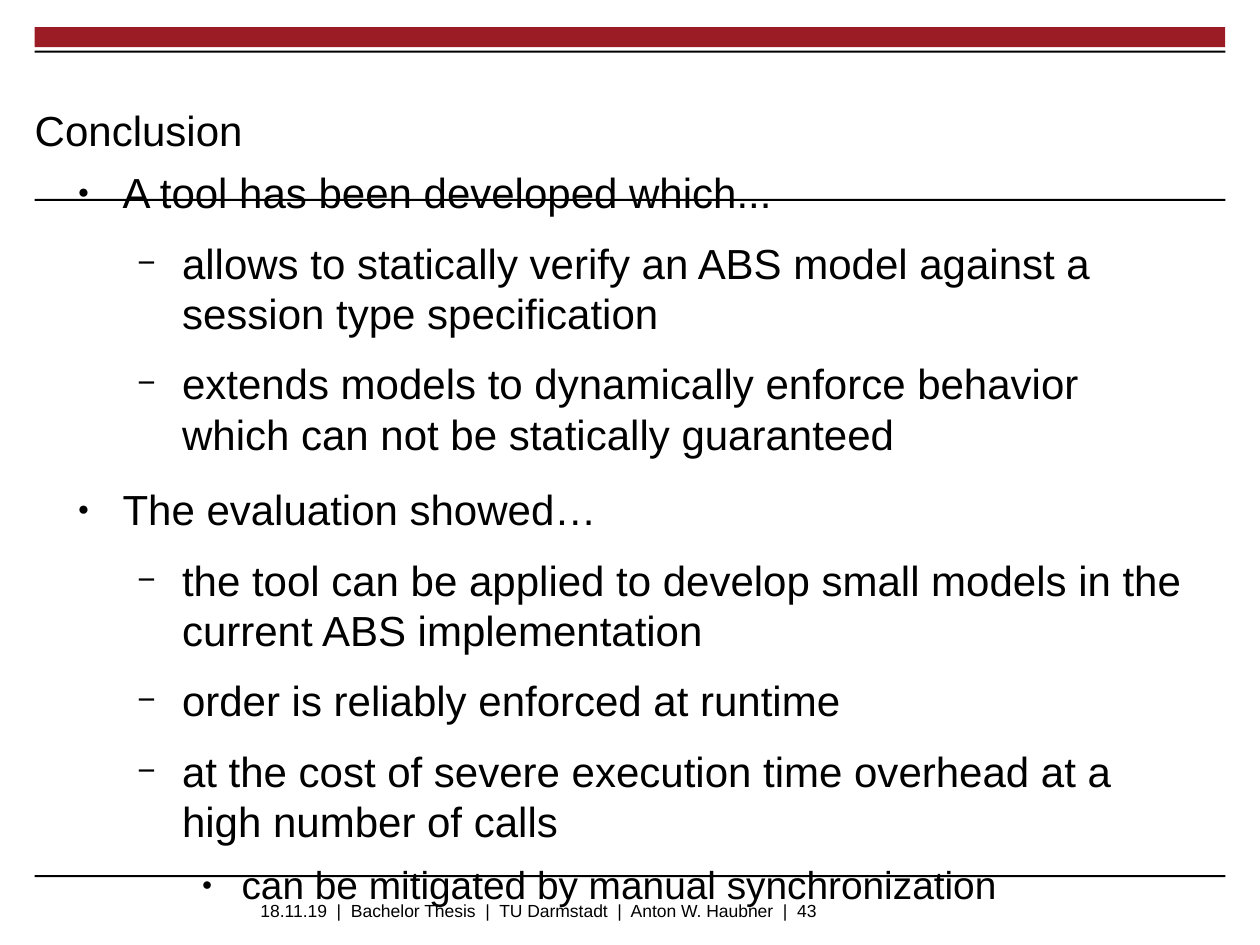
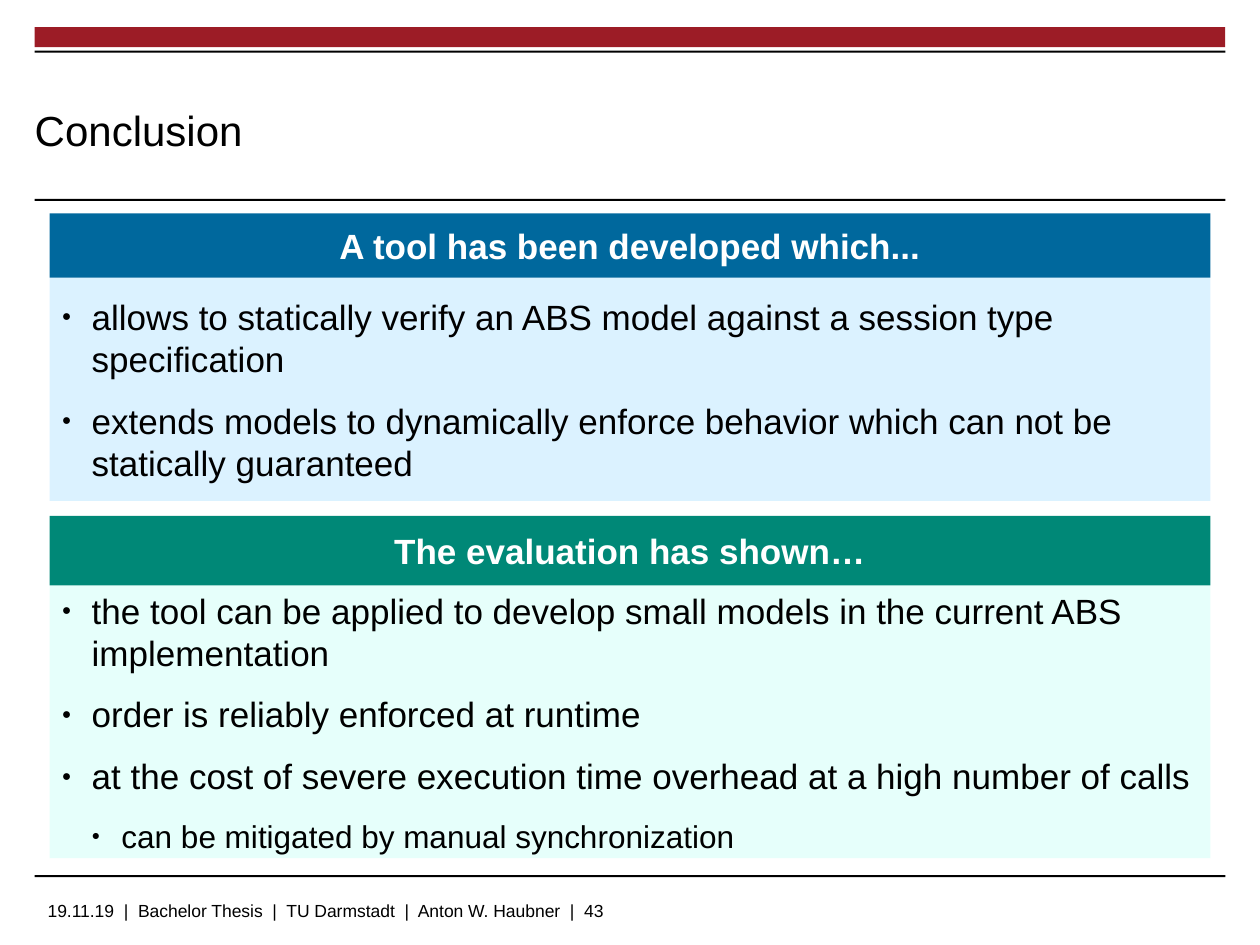
Before and after one commit to ahbnr/sessiontypeabs-final-presentation, a slide deck: slide 43 of sessiontypeabs-final-presentation.odp. Drawn at 1260x945 pixels with LibreOffice and Linux fonts; fonts in the diff are those of the drawing; background and template pictures are left out. Boxes give left, top, right and bottom in pixels: in the first picture for what was removed or moved away, otherwise in the second. Text is boxed around its words. In the diff, an @@ line names an element or a change of style, - is before the commit and + after.

```diff
--- a/sessiontypeabs-final-presentation.odp
+++ b/sessiontypeabs-final-presentation.odp
@@ text in rectangle at (123,177,1089,526): paragraphs removed @@
-● A tool has been developed which...
-  − allows to statically verify an ABS model against a session type specification
-  − extends models to dynamically enforce behavior which can not be statically guaranteed
-● The evaluation showed…
@@ rectangle added at (49,213,1210,277), fill #00689D, 20 pt, text #FFFFFF, bold @@
+A tool has been developed which...
@@ rectangle added at (49,277,1210,500), fill #DBF2FF, 20 pt, text #000000 @@
+● allows to statically verify an ABS model against a session type specification
+● extends models to dynamically enforce behavior which can not be statically guaranteed
@@ rectangle added at (49,515,1210,585), fill #008877, 20 pt, text #FFFFFF, bold @@
+The evaluation has shown…
@@ rectangle "the tool can be applied ...": place and size @@
-rectangle "the tool can be applied ..." at (123,177,1181,907)
+rectangle "the tool can be applied ..." at (49,586,1210,859)
@@ rectangle "the tool can be applied ..." at (49,586,1210,859): size 24.1 to 20 pt in "the tool can be applied to develop ...", "order is reliably enforced at runtime", "at the cost of severe execution time ..."; size 22.2 to 18 pt in "can be mitigated by manual synchronization"; bullet − to ●; list level 2 to 1 in "the tool can be applied ..."; list level 2 to 1 in "order is reliably enforced at ..."; list level 2 to 1 in "at the cost of severe ..."; list level 3 to 2 in "can be mitigated by manual ..."; fill none to #E6FFFB @@
@@ text at (48,904,603,917): text changed @@
-18.11.19 | Bachelor Thesis | TU Darmstadt | Anton W. Haubner | 43
+19.11.19 | Bachelor Thesis | TU Darmstadt | Anton W. Haubner | 43
```
Also in this commit, not shown: 8 other slides changed, 1 slide added, 2 slides removed, 6 other files.
